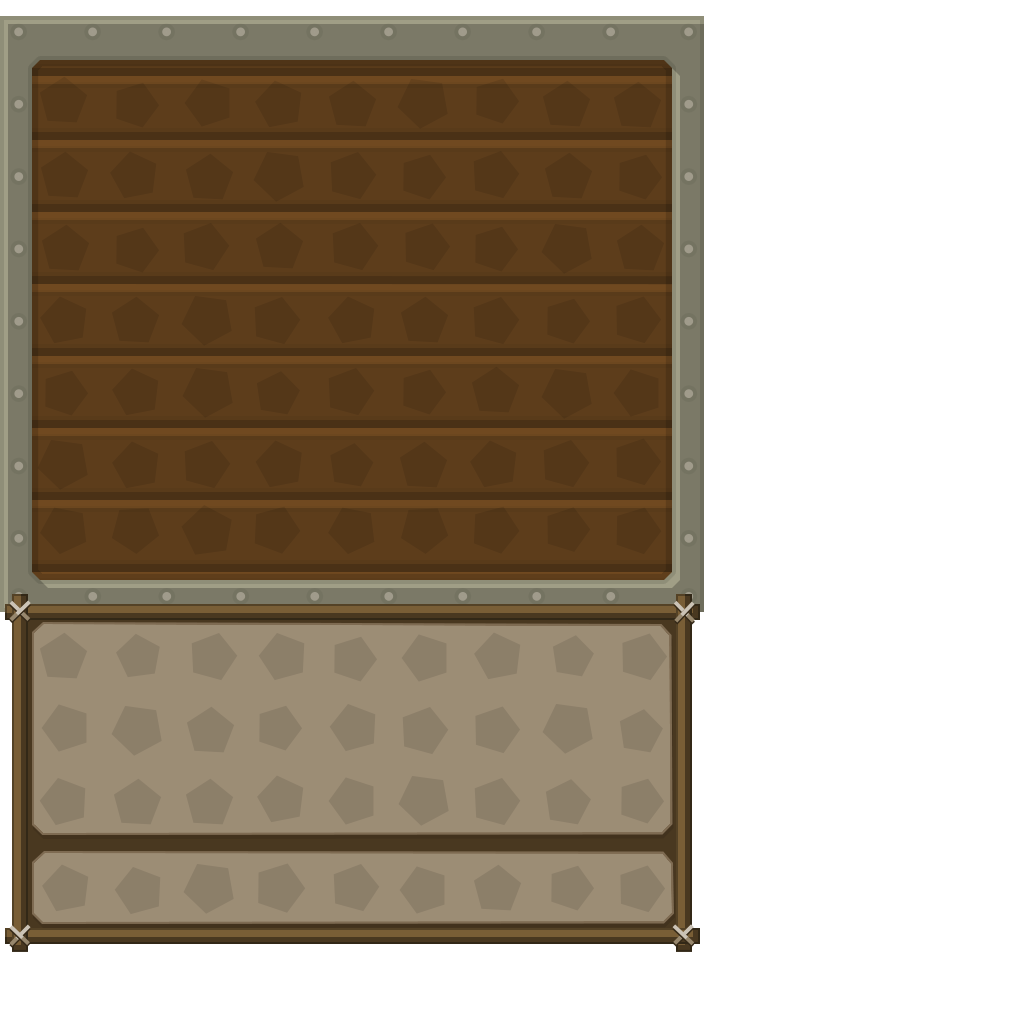
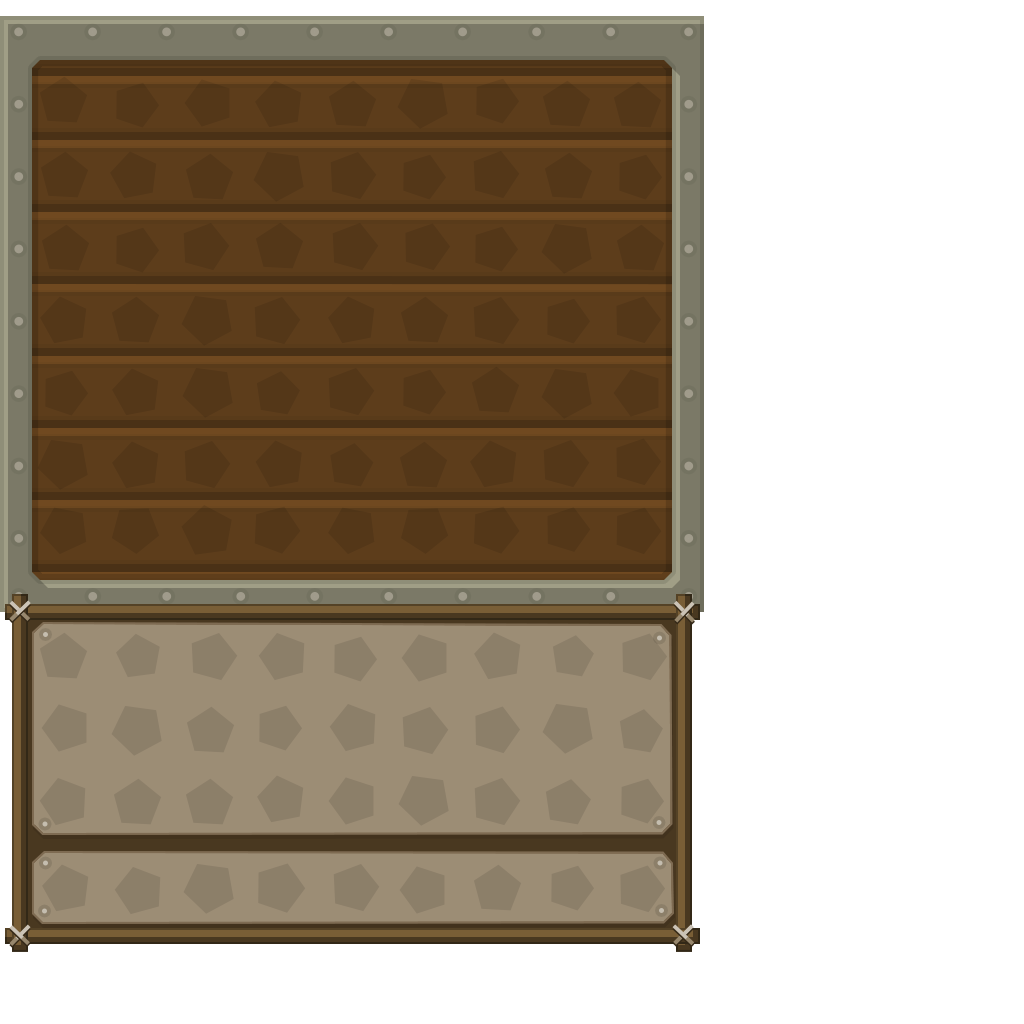
Layer changes from the first (1024, 1024) image to the second:
added layer "Forme 21" in group "inventaire" over [42, 632, 664, 914]
painted on "Forme 20", unmasked it over [38, 628, 668, 915]
painted on "Forme 19", unmasked it over [38, 628, 668, 918]
unmasked "Forme 14" over [38, 628, 668, 918]
